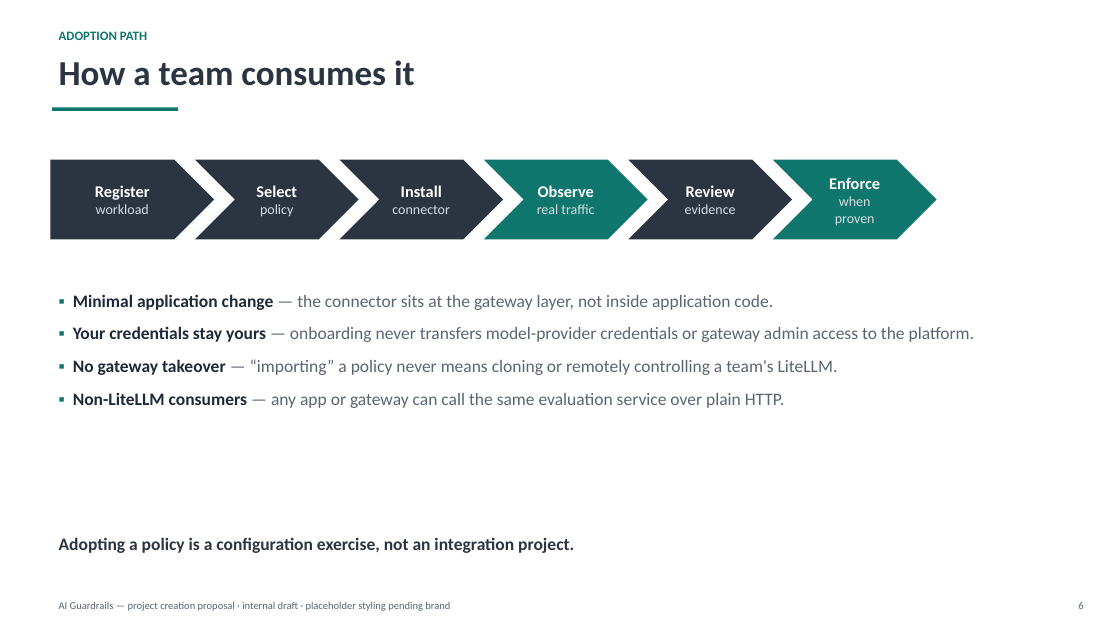
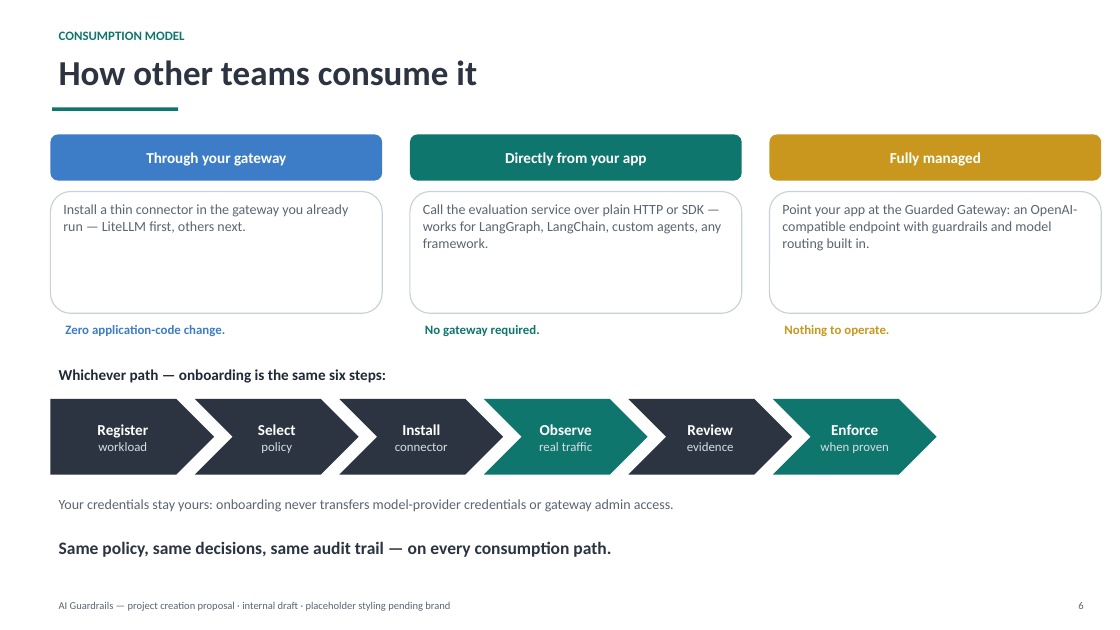
Before and after one commit to veglezMX/guardrails, a slide deck: slide 6 of solution-docs/40-sales-deck/AI-Guardrails-Project-Proposal.pptx. Drawn at 1120x630 pixels with LibreOffice and Linux fonts; fonts in the diff are those of the drawing. Boxes give left, top, right and bottom in pixels: in the first picture for what was removed or moved away, otherwise in the second. Text is boxed around its words. In the diff, an @@ line names an element or a change of style, - is before the commit and + after.

Commit message:
pptx 2

```diff
--- a/solution-docs/40-sales-deck/AI-Guardrails-Project-Proposal.pptx
+++ b/solution-docs/40-sales-deck/AI-Guardrails-Project-Proposal.pptx
@@ text at box(59, 31, 185, 40): text changed @@
-ADOPTION PATH
+CONSUMPTION MODEL
@@ text at box(59, 60, 477, 86): text changed @@
-How a team consumes it
+How other teams consume it
@@ rounded rectangle added at box(50, 134, 382, 181), fill #3D7DC8, 13 pt, text #FFFFFF, bold @@
+Through your gateway
@@ rounded rectangle added at box(410, 134, 742, 181), fill #0F766E, 13 pt, text #FFFFFF, bold @@
+Directly from your app
@@ rounded rectangle added at box(770, 134, 1102, 181), fill #C9971D, 13 pt, text #FFFFFF, bold @@
+Fully managed
@@ rounded rectangle added at box(50, 192, 382, 313), fill #FFFFFF, outline #C9D1D9 1 pt, 12 pt, text #5B6572 @@
+Install a thin connector in the gateway you already run — LiteLLM first, others next.
@@ rounded rectangle added at box(410, 192, 742, 313), fill #FFFFFF, outline #C9D1D9 1 pt, 12 pt, text #5B6572 @@
+Call the evaluation service over plain HTTP or SDK — works for LangGraph, LangChain, custom agents, any framework.
@@ rounded rectangle added at box(770, 192, 1102, 313), fill #FFFFFF, outline #C9D1D9 1 pt, 12 pt, text #5B6572 @@
+Point your app at the Guarded Gateway: an OpenAI-compatible endpoint with guardrails and model routing built in.
@@ text removed at box(73, 294, 974, 408) @@
-▪ Minimal application change — the connector sits at the gateway layer, not inside application code.
-▪ Your credentials stay yours — onboarding never transfers model-provider credentials or gateway admin access to the platform.
-▪ No gateway takeover — “importing” a policy never means cloning or remotely controlling a team's LiteLLM.
-▪ Non-LiteLLM consumers — any app or gateway can call the same evaluation service over plain HTTP.
@@ text added at box(65, 325, 225, 336), 11 pt, text #3D7DC8, bold @@
+Zero application-code change.
@@ text added at box(425, 325, 540, 336), 11 pt, text #0F766E, bold @@
+No gateway required.
@@ text added at box(784, 325, 889, 336), 11 pt, text #C9971D, bold @@
+Nothing to operate.
@@ text added at box(59, 369, 386, 383), 13 pt, text #1F2937, bold @@
+Whichever path — onboarding is the same six steps:
@@ pentagon arrow "Register" at box(50, 399, 214, 475): size 14 to 13 pt in "Register"; size 12 to 11 pt in "workload" @@
@@ chevron "Select" at box(195, 399, 359, 475): size 14 to 13 pt in "Select"; size 12 to 11 pt in "policy" @@
@@ chevron "Install" at box(339, 399, 503, 475): size 14 to 13 pt in "Install"; size 12 to 11 pt in "connector" @@
@@ chevron "Observe" at box(484, 399, 648, 475): size 14 to 13 pt in "Observe"; size 12 to 11 pt in "real traffic" @@
@@ chevron "Review" at box(628, 399, 792, 475): size 14 to 13 pt in "Review"; size 12 to 11 pt in "evidence" @@
@@ 5 chevrons, 1 pentagon arrow: place and size @@
-5 chevrons, 1 pentagon arrow at box(50, 160, 937, 239)
+5 chevrons, 1 pentagon arrow at box(50, 399, 937, 475)
@@ chevron "Enforce" at box(773, 399, 937, 475): size 14 to 13 pt in "Enforce"; size 12 to 11 pt in "when proven" @@
@@ text added at box(59, 499, 674, 512), 12 pt, text #5B6572 @@
+Your credentials stay yours: onboarding never transfers model-provider credentials or gateway admin access.
@@ text removed at box(59, 537, 574, 553) @@
-Adopting a policy is a configuration exercise, not an integration project.
@@ text added at box(59, 541, 611, 557), 15 pt, text #2B3440, bold @@
+Same policy, same decisions, same audit trail — on every consumption path.
```
Also in this commit, not shown: 6 other slides changed, 3 slides added, 2 slides removed, 1 other file.
